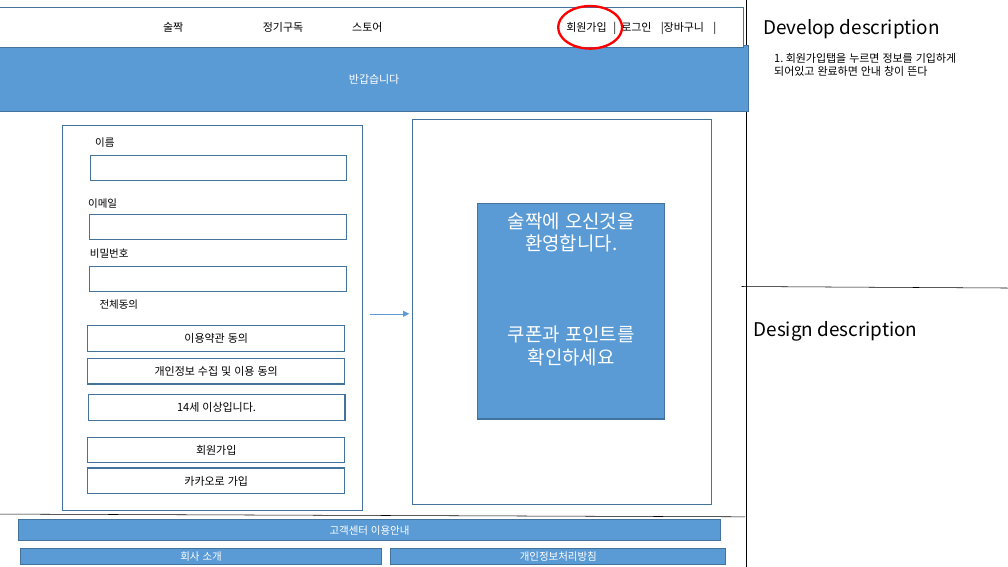
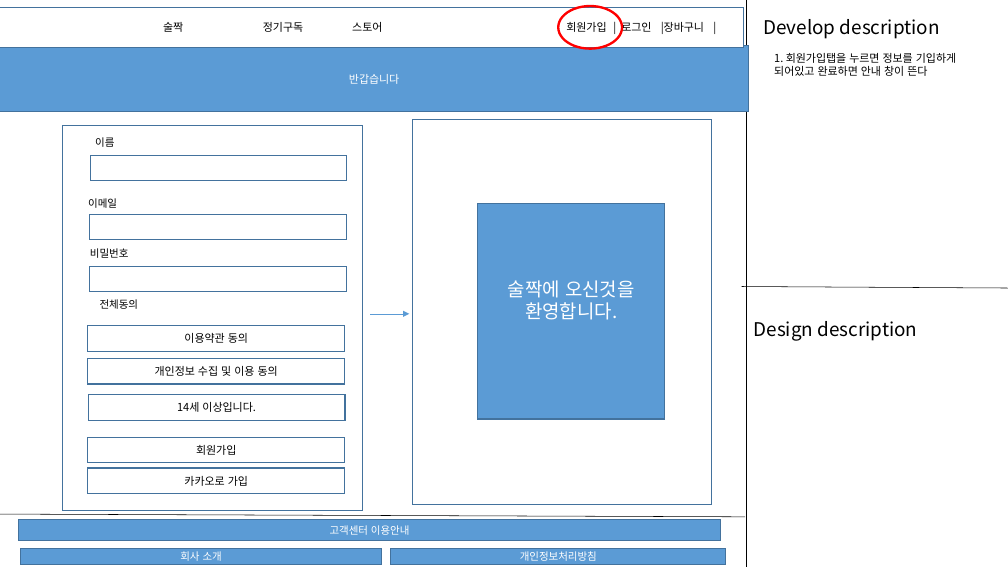
Before and after one commit to HaeunLee7527/JSP-Project--1-suljjag, a slide deck: slide 2 of 이하은 프로젝트 와이어프레임.pptx. Drawn at 1008x567 pixels with LibreOffice and Linux fonts; fonts in the diff are those of the drawing. Boxes give left, top, right and bottom in pixels: in the first picture for what was removed or moved away, otherwise in the second. Text is boxed around its words. In the diff, an @@ line names an element or a change of style, - is before the commit and + after.

Commit message:
2커밋 회원가입 페이지 수정

```diff
--- a/이하은 프로젝트 와이어프레임.pptx
+++ b/이하은 프로젝트 와이어프레임.pptx
@@ text in rectangle at box(508, 325, 635, 366): paragraph removed @@
-쿠폰과 포인트를 확인하세요
```
